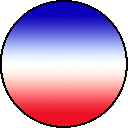
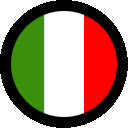
Layered file, before and after one edit (128px x 128px). Changes by layer:
removed layer "Layer 3" over [2, 2, 126, 126]
painted on "Layer 4" over [11, 11, 117, 117]
added layer "Layer 6 copy 2" above "Layer 6 copy" over [10, 7, 120, 124]
added layer "Layer 6 copy" above "Layer 6" over [10, 7, 120, 124]
added layer "Layer 6" over [10, 7, 120, 124]
